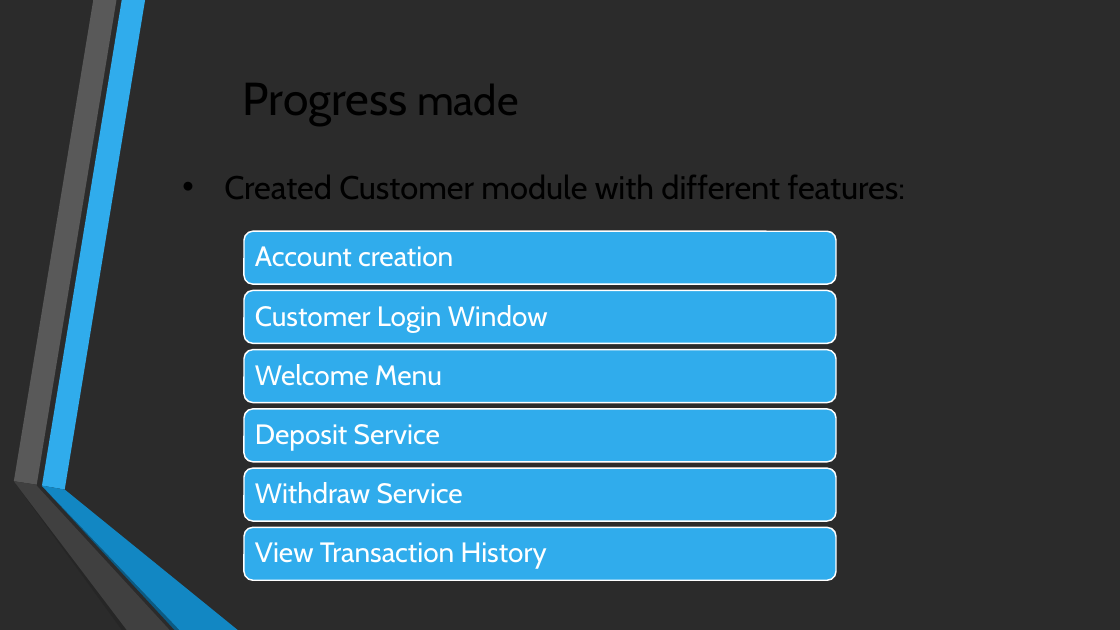
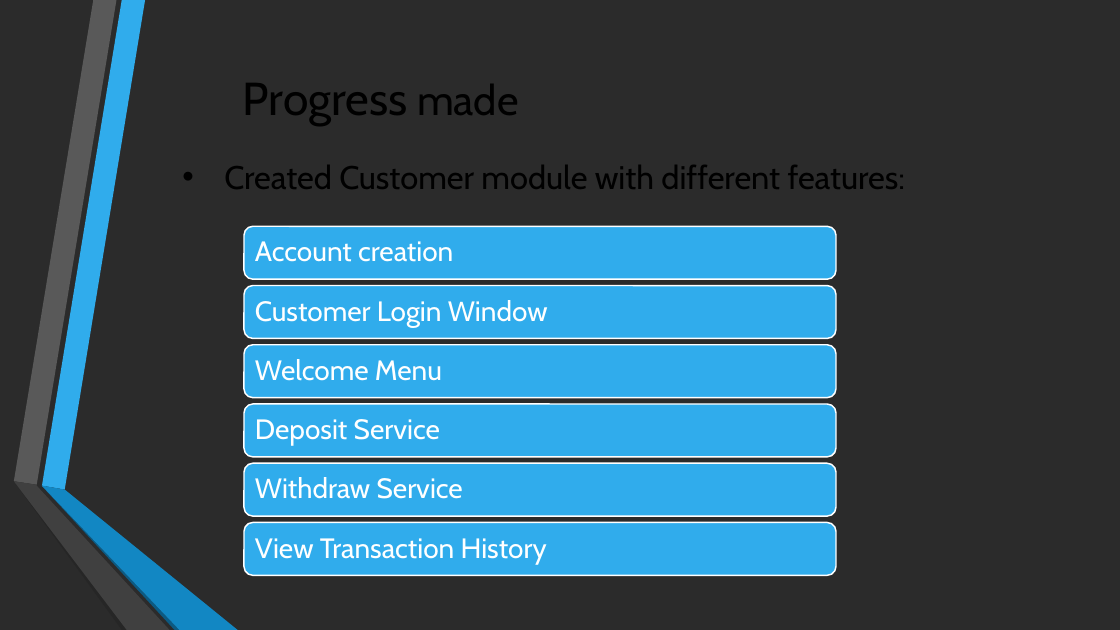
Before and after one commit to 10Rajin/Presentation, a slide deck: slide 5 of Banking Management System.pptx. Drawn at 1120x630 pixels with LibreOffice and Linux fonts; fonts in the diff are those of the drawing; background and template pictures are left out; a plain dark background stands for a picture behind light text. Boxes give left, top, right and bottom in pixels: in the first picture for what was removed or moved away, otherwise in the second. Text is boxed around its words. In the diff, an @@ line names an element or a change of style, - is before the commit and + after.

```diff
--- a/Banking Management System.pptx
+++ b/Banking Management System.pptx
@@ text "Created Customer module with different ..." moved from (x1=224, y1=175, x2=906, y2=199) to (x1=224, y1=165, x2=906, y2=189) @@
@@ 6 texts, 6 rounded rectangles moved together from (x1=244, y1=231, x2=836, y2=581) to (x1=244, y1=226, x2=836, y2=576) @@
```
Also in this commit, not shown: 4 other slides changed.
